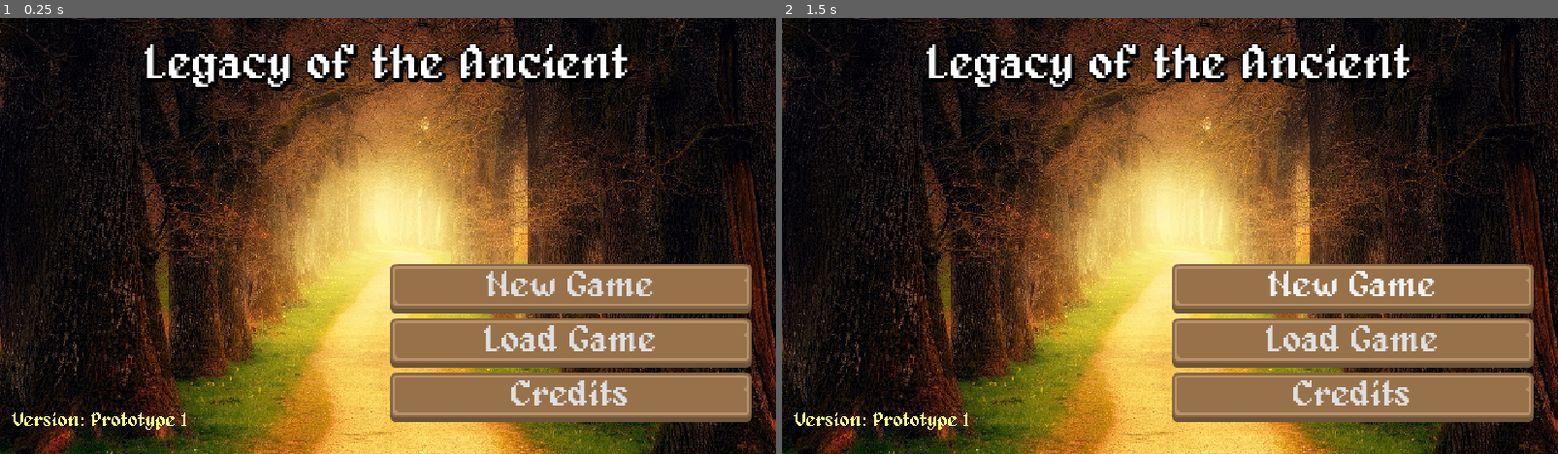
Above: before the commit, frames 1-2 (left to right).
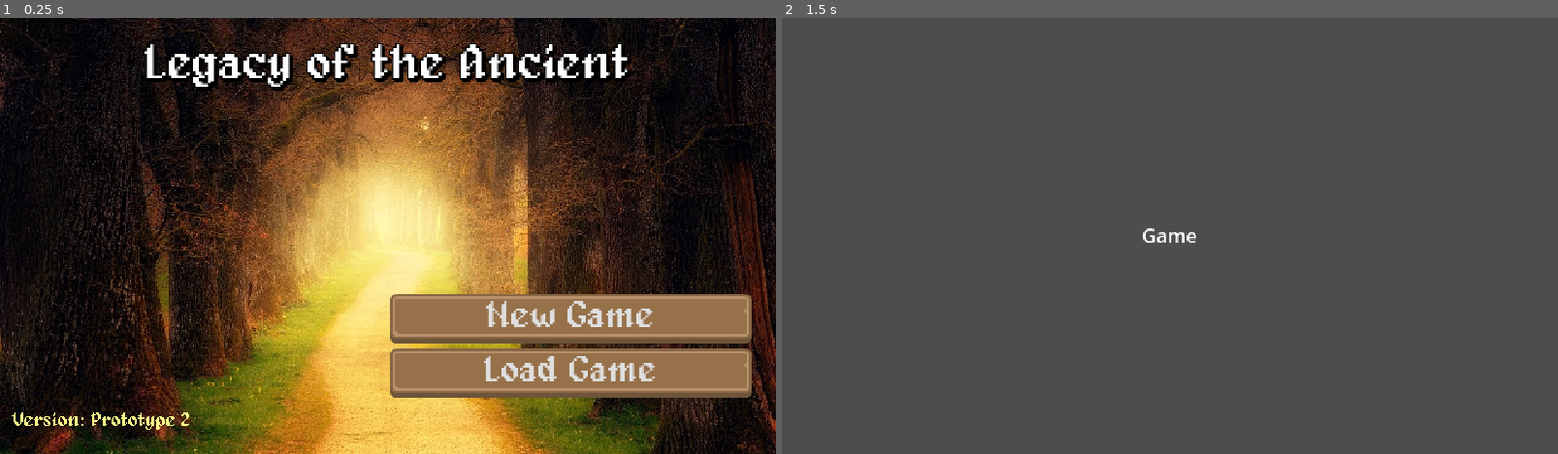
Above: after the commit, the same moments.

Repository: ecnivs/arcade
Game: Godot game, scene res://scenes/ui/title_screen.tscn
Two runs of this game, one before a commit and one after it. Both use one fixed random seed, a clock stepped at 60 frames per second and the inputs below.
Inputs (mouse positions are in pixels of both pictures, inside the frame that each line leads up to):
- Up to frame 1 (0.25 s): no input
- Up to frame 2 (1.5 s): click (1356, 397) at 0.5 s, where only the run before the commit has a clickable "Credits"; click "New Game" at 1.25 s

The runs differ from the first frame. In frame 1, 12% of the frame differs, in the area x 23-97%, y 56-94%; in frame 2, 100%, in the area x 0-100%, y 0-100%.

Commit message:
add loading screen

Diff:
--- /dev/null
+++ b/retro-rpg/loader.gd
@@ -0,0 +1,28 @@
+extends Node
+
+signal loading_progress_updated(percentage)
+@export var loading_scene = preload("res://scenes/ui/loading_screen.tscn").instantiate()
+
+var scene_path
+
+func load_scene(caller, path):
+	scene_path = path
+
+	get_tree().root.add_child(loading_scene)
+	ResourceLoader.load_threaded_request(scene_path)
+
+	caller.queue_free()
+
+func _process(_delta):
+	if scene_path != null:
+		var progress = []
+		var loader_status = ResourceLoader.load_threaded_get_status(scene_path, progress)
+
+		if loader_status == ResourceLoader.THREAD_LOAD_LOADED:
+			var loaded_scene = ResourceLoader.load_threaded_get(scene_path).instantiate()
+			get_tree().root.remove_child(loading_scene)
+			get_tree().root.add_child(loaded_scene)
+			scene_path = null
+
+		elif loader_status == ResourceLoader.THREAD_LOAD_IN_PROGRESS:
+			loading_progress_updated.emit(progress[0])
--- a/retro-rpg/project.godot
+++ b/retro-rpg/project.godot
@@ -11,10 +11,14 @@
 [application]
 
 config/name="RPG Gd"
-config/version="Prototype 1"
+config/version="Prototype 2"
 run/main_scene="uid://gm3p584ffrv6"
 config/features=PackedStringArray("4.5", "Forward Plus")
 config/icon="uid://pe5dliyxindt"
+
+[autoload]
+
+Loader="*res://loader.gd"
 
 [display]
 
--- /dev/null
+++ b/retro-rpg/scenes/game.tscn
@@ -0,0 +1,21 @@
+[gd_scene format=3 uid="uid://4jjdoked8qcx"]
+
+[node name="Game" type="Node2D"]
+
+[node name="Control" type="Control" parent="."]
+layout_mode = 3
+anchors_preset = 0
+offset_right = 640.0
+offset_bottom = 360.0
+
+[node name="CenterContainer" type="CenterContainer" parent="Control"]
+layout_mode = 1
+anchors_preset = 15
+anchor_right = 1.0
+anchor_bottom = 1.0
+grow_horizontal = 2
+grow_vertical = 2
+
+[node name="Label" type="Label" parent="Control/CenterContainer"]
+layout_mode = 2
+text = "Game"
--- /dev/null
+++ b/retro-rpg/scenes/ui/loading_screen.gd
@@ -0,0 +1,9 @@
+extends Control
+
+@export var loading_bar:TextureProgressBar
+
+func _ready() -> void:
+	Loader.loading_progress_updated.connect(_on_progress_updated)
+
+func _on_progress_updated(percentage):
+	loading_bar.value = percentage
--- /dev/null
+++ b/retro-rpg/scenes/ui/loading_screen.tscn
@@ -0,0 +1,54 @@
+[gd_scene load_steps=5 format=3 uid="uid://cbsyey5vgy5s3"]
+
+[ext_resource type="Theme" uid="uid://drjj6pv5d3b3u" path="res://themes/default_theme.tres" id="1_5fj0j"]
+[ext_resource type="Script" uid="uid://cwhvxic1ckdp3" path="res://scenes/ui/loading_screen.gd" id="1_s2kth"]
+[ext_resource type="Texture2D" uid="uid://dhvy7ki21ju8g" path="res://gfx/ui/loading_frame.png" id="2_s2kth"]
+[ext_resource type="Texture2D" uid="uid://cjjcqfgxacq8d" path="res://gfx/ui/loading_bar.png" id="3_s41fs"]
+
+[node name="LoadingScreen" type="Control" node_paths=PackedStringArray("loading_bar")]
+layout_mode = 3
+anchors_preset = 15
+anchor_right = 1.0
+anchor_bottom = 1.0
+grow_horizontal = 2
+grow_vertical = 2
+script = ExtResource("1_s2kth")
+loading_bar = NodePath("CenterContainer/VBoxContainer/LoadingProgress")
+
+[node name="Background" type="ColorRect" parent="."]
+layout_mode = 1
+anchors_preset = 15
+anchor_right = 1.0
+anchor_bottom = 1.0
+grow_horizontal = 2
+grow_vertical = 2
+color = Color(0, 0, 0, 1)
+
+[node name="CenterContainer" type="CenterContainer" parent="."]
+layout_mode = 1
+anchors_preset = 15
+anchor_right = 1.0
+anchor_bottom = 1.0
+grow_horizontal = 2
+grow_vertical = 2
+
+[node name="VBoxContainer" type="VBoxContainer" parent="CenterContainer"]
+layout_mode = 2
+
+[node name="Label" type="Label" parent="CenterContainer/VBoxContainer"]
+layout_mode = 2
+theme = ExtResource("1_5fj0j")
+theme_override_font_sizes/font_size = 30
+text = "Loading..."
+horizontal_alignment = 1
+
+[node name="LoadingProgress" type="TextureProgressBar" parent="CenterContainer/VBoxContainer"]
+custom_minimum_size = Vector2(200, 25)
+layout_mode = 2
+nine_patch_stretch = true
+stretch_margin_left = 1
+stretch_margin_top = 1
+stretch_margin_right = 1
+stretch_margin_bottom = 1
+texture_over = ExtResource("2_s2kth")
+texture_progress = ExtResource("3_s41fs")
--- /dev/null
+++ b/retro-rpg/scenes/ui/title_screen.gd
@@ -0,0 +1,4 @@
+extends Control
+
+func _on_new_game_button_pressed() -> void:
+	Loader.load_scene(self, "res://scenes/game.tscn")
--- a/retro-rpg/scenes/ui/title_screen.tscn
+++ b/retro-rpg/scenes/ui/title_screen.tscn
@@ -1,6 +1,7 @@
-[gd_scene load_steps=7 format=3 uid="uid://gm3p584ffrv6"]
+[gd_scene load_steps=8 format=3 uid="uid://gm3p584ffrv6"]
 
 [ext_resource type="Texture2D" uid="uid://x38wrcgbsyb5" path="res://gfx/title/tree-3094982_1280.jpg" id="1_eb34j"]
+[ext_resource type="Script" uid="uid://d38lkeb6h8743" path="res://scenes/ui/title_screen.gd" id="1_r23qo"]
 [ext_resource type="FontFile" uid="uid://bkl6gl8urv1jn" path="res://fonts/alagard_by_pix3m-d6awiwp.ttf" id="2_aqpy5"]
 [ext_resource type="Theme" uid="uid://drjj6pv5d3b3u" path="res://themes/default_theme.tres" id="3_w8uqo"]
 [ext_resource type="Script" uid="uid://4qwxyppehhhi" path="res://scenes/ui/version_number.gd" id="4_a4ium"]
@@ -25,6 +26,7 @@
 anchor_bottom = 1.0
 grow_horizontal = 2
 grow_vertical = 2
+script = ExtResource("1_r23qo")
 
 [node name="BackgroundImage" type="TextureRect" parent="."]
 layout_mode = 1
@@ -73,8 +75,10 @@
 size_flags_horizontal = 3
 
 [node name="ButtonMenu" type="VBoxContainer" parent="Content/VBoxContainer/HBoxContainer"]
+custom_minimum_size = Vector2(0, 1)
 layout_mode = 2
 size_flags_horizontal = 3
+size_flags_vertical = 4
 
 [node name="NewGameButton" type="Button" parent="Content/VBoxContainer/HBoxContainer/ButtonMenu"]
 layout_mode = 2
@@ -90,13 +94,6 @@
 theme_override_font_sizes/font_size = 30
 text = "Load Game"
 
-[node name="CreditsButton" type="Button" parent="Content/VBoxContainer/HBoxContainer/ButtonMenu"]
-layout_mode = 2
-focus_mode = 0
-theme = ExtResource("3_w8uqo")
-theme_override_font_sizes/font_size = 30
-text = "Credits"
-
 [node name="VersionNumber" type="Label" parent="."]
 layout_mode = 0
 offset_left = 10.0
@@ -108,3 +105,5 @@
 label_settings = SubResource("LabelSettings_r23qo")
 vertical_alignment = 1
 script = ExtResource("4_a4ium")
+
+[connection signal="pressed" from="Content/VBoxContainer/HBoxContainer/ButtonMenu/NewGameButton" to="." method="_on_new_game_button_pressed"]
--- a/retro-rpg/themes/default_theme.tres
+++ b/retro-rpg/themes/default_theme.tres
@@ -64,7 +64,31 @@
 axis_stretch_horizontal = 1
 axis_stretch_vertical = 1
 
+[sub_resource type="StyleBoxFlat" id="StyleBoxFlat_nwjvr"]
+content_margin_left = 4.0
+content_margin_top = 4.0
+content_margin_right = 4.0
+content_margin_bottom = 4.0
+bg_color = Color(1, 1, 1, 0.75)
+draw_center = false
+border_width_left = 2
+border_width_top = 2
+border_width_right = 2
+border_width_bottom = 2
+corner_radius_top_left = 3
+corner_radius_top_right = 3
+corner_radius_bottom_right = 3
+corner_radius_bottom_left = 3
+corner_detail = 5
+expand_margin_left = 2.0
+expand_margin_top = 2.0
+expand_margin_right = 2.0
+expand_margin_bottom = 2.0
+
+[sub_resource type="StyleBoxEmpty" id="StyleBoxEmpty_r3xux"]
+
 [resource]
+default_font = ExtResource("1_ksgis")
 Button/colors/font_color = Color(0.875, 0.875, 0.875, 1)
 Button/colors/font_disabled_color = Color(0.875, 0.875, 0.875, 0.5)
 Button/colors/font_focus_color = Color(0.95, 0.95, 0.95, 1)
@@ -89,3 +113,15 @@
 Button/styles/hover = SubResource("StyleBoxTexture_5s8ts")
 Button/styles/normal = SubResource("StyleBoxTexture_v7h6h")
 Button/styles/pressed = SubResource("StyleBoxTexture_s2tit")
+Label/colors/font_color = Color(1, 1, 1, 1)
+Label/colors/font_outline_color = Color(0, 0, 0, 1)
+Label/colors/font_shadow_color = Color(0, 0, 0, 0)
+Label/constants/line_spacing = 3
+Label/constants/outline_size = 0
+Label/constants/shadow_offset_x = 1
+Label/constants/shadow_offset_y = 1
+Label/constants/shadow_outline_size = 1
+Label/font_sizes/font_size = 16
+Label/fonts/font = ExtResource("1_ksgis")
+Label/styles/focus = SubResource("StyleBoxFlat_nwjvr")
+Label/styles/normal = SubResource("StyleBoxEmpty_r3xux")
Binary file added: retro-rpg/gfx/ui/loading_bar.png
Not shown, added: retro-rpg/gfx/ui/loading_bar.png.import
Binary file added: retro-rpg/gfx/ui/loading_frame.png
Not shown, added: retro-rpg/gfx/ui/loading_frame.png.import
Not shown, added: retro-rpg/loader.gd.uid
Not shown, added: retro-rpg/scenes/ui/loading_screen.gd.uid
Not shown, added: retro-rpg/scenes/ui/title_screen.gd.uid
Not shown: 1 places in retro-rpg/themes/default_theme.tres that only renumber resources
